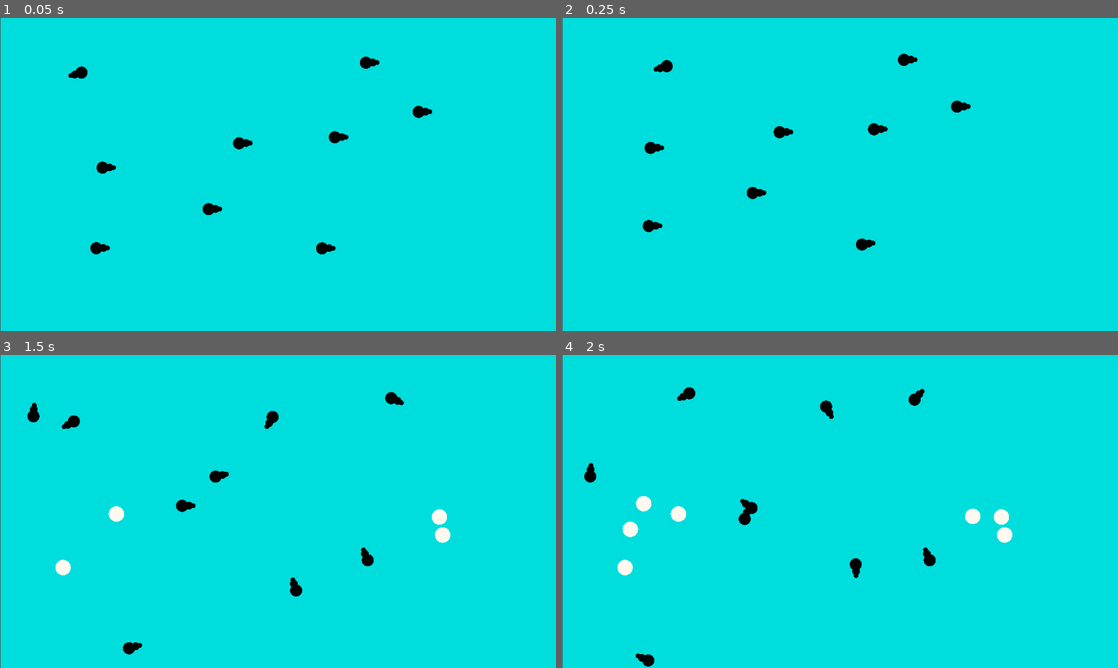
Above: before the commit, frames 1-4 (two rows, left to right).
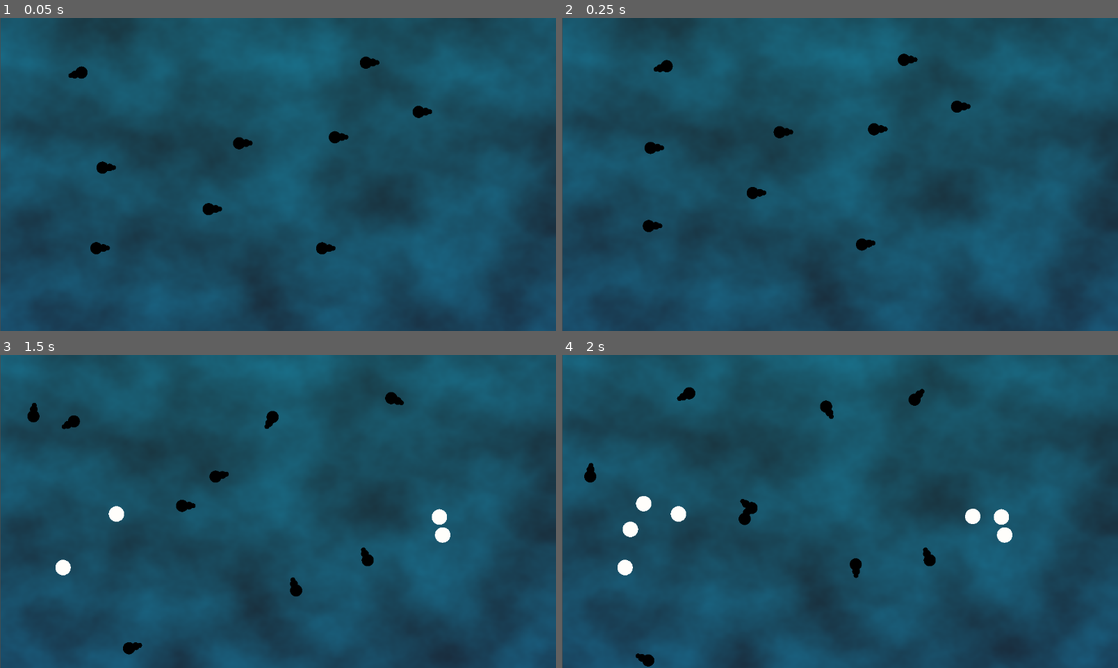
Above: after the commit, the same moments.

Repository: sigmoid/FishGodGame
Game: Godot game, scene res://fish_test_scene.tscn
The game is run twice, just before and just after one commit, with the same random seed, the same clock (stepped at 60 frames per second) and the same inputs.
Inputs (mouse positions are in pixels of both pictures, inside the frame that each line leads up to):
- Up to frame 1 (0.05 s): no input
- Up to frame 2 (0.25 s): no input
- Up to frame 3 (1.5 s): tap Enter (ui_accept) at 0.5, 0.77 s; move the mouse to (400, 495) at 0.52 s; hold T (test) 0.53-1.28 s; move the mouse to (166, 527) at 1.27 s; tap T (test) at 1.35 s
- Up to frame 4 (2 s): tap Enter (ui_accept) at 1.52 s

The runs differ from the first frame. In frame 1, 99% of the frame differs, in the area x 0-100%, y 0-100%; in frame 2, 99%; in frame 3, 99%; in frame 4, 99%.

Commit message:
Water Shader

Diff:
--- a/Item/Item.gd
+++ b/Item/Item.gd
@@ -40,7 +40,7 @@
 	if area is item:
 		if area.tier == tier:
 			if name > area.name:
-				tier = (tier + 1) % 5
+				tier = (tier + 1) % COLORS.size()
 			else:
 				queue_free()
 	else:
--- a/Item/Item.tscn
+++ b/Item/Item.tscn
@@ -6,7 +6,9 @@
 resource_local_to_scene = true
 
 [node name="Area2D" type="Area2D" node_paths=PackedStringArray("collision_shape_2d")]
+z_index = -1000
 script = ExtResource("1_hwn7k")
+COLORS = Array[Color]([Color(1, 0.996078, 0.984314, 1), Color(0.388235, 0.878431, 0.388235, 1), Color(0.529412, 0.807843, 0.921569, 1), Color(0.658824, 0.207843, 0.941176, 1), Color(0.85098, 0.647059, 0.137255, 1)])
 collision_shape_2d = NodePath("CollisionShape2D")
 
 [node name="CollisionShape2D" type="CollisionShape2D" parent="."]
--- /dev/null
+++ b/Water.gdshader
@@ -0,0 +1,47 @@
+shader_type canvas_item;
+
+uniform sampler2D noiseA;
+uniform sampler2D noiseH;
+//uniform sampler2D noiseG;
+//uniform sampler2D noiseB;
+uniform float colorMin:hint_range(0.0, 1.0);
+uniform float scrollAmount:hint_range(0.0, 1.0);
+
+vec3 rgb2hsv(vec3 c)
+{
+    vec4 K = vec4(0.0, -1.0 / 3.0, 2.0 / 3.0, -1.0);
+    vec4 p = mix(vec4(c.bg, K.wz), vec4(c.gb, K.xy), step(c.b, c.g));
+    vec4 q = mix(vec4(p.xyw, c.r), vec4(c.r, p.yzx), step(p.x, c.r));
+
+    float d = q.x - min(q.w, q.y);
+    float e = 1.0e-10;
+    return vec3(abs(q.z + (q.w - q.y) / (6.0 * d + e)), d / (q.x + e), q.x);
+}
+
+vec3 hsv2rgb(vec3 c)
+{
+    vec4 K = vec4(1.0, 2.0 / 3.0, 1.0 / 3.0, 3.0);
+    vec3 p = abs(fract(c.xxx + K.xyz) * 6.0 - K.www);
+    return c.z * mix(K.xxx, clamp(p - K.xxx, 0.0, 1.0), c.y);
+}
+
+float noiseV(sampler2D noiseSample,vec2 _UV){
+	vec4 noiseTexture = texture(noiseSample,_UV);
+	float val = (noiseTexture.r + noiseTexture.g + noiseTexture.b)/3.0;
+	return val;
+}
+
+void fragment(){
+	float outGrad = pow(distance(vec2(0.5,0.0),UV),2.5);
+	float xScroll =(sin(TIME)/64.0);
+	vec2 scroll = vec2(xScroll,sin(TIME/2.0)/10.0);
+	float _a = noiseV(noiseA,UV+scroll);
+	vec3 c1 = vec3(0.1,0.15,0.23);
+	vec3 c2 = vec3(0.1,0.4,0.55);
+	vec3 color = mix(c1,c2,_a);
+	vec3 c3 = vec3(0.1,0.6,0.4);
+	color = mix(color,c3,mix(0.0,0.15,(1.0-outGrad)));
+	//_a *= step(0.5,texture(TEXTURE,UV).a);
+	COLOR = vec4(color,1.0);
+
+}
--- a/fish_test_scene.tscn
+++ b/fish_test_scene.tscn
@@ -1,15 +1,39 @@
-[gd_scene load_steps=4 format=3 uid="uid://b8j34awwl4ym2"]
+[gd_scene load_steps=10 format=3 uid="uid://b8j34awwl4ym2"]
 
 [ext_resource type="PackedScene" uid="uid://drydvl5or6uh5" path="res://fish.tscn" id="1_gyc5x"]
+[ext_resource type="Shader" path="res://Water.gdshader" id="1_obaqw"]
 [ext_resource type="PackedScene" uid="uid://5ssukp6ir02n" path="res://Spawner/TestSpawner.tscn" id="2_fc061"]
 [ext_resource type="PackedScene" uid="uid://djajryxt0e5on" path="res://Spawner/SpawnLocation.tscn" id="3_gb7ct"]
+
+[sub_resource type="FastNoiseLite" id="FastNoiseLite_57ib1"]
+frequency = 0.0078
+offset = Vector3(0, 58.39, 0)
+
+[sub_resource type="NoiseTexture2D" id="NoiseTexture2D_5yisf"]
+noise = SubResource("FastNoiseLite_57ib1")
+
+[sub_resource type="FastNoiseLite" id="FastNoiseLite_ptoor"]
+frequency = 0.0065
+
+[sub_resource type="NoiseTexture2D" id="NoiseTexture2D_sssqt"]
+noise = SubResource("FastNoiseLite_ptoor")
+
+[sub_resource type="ShaderMaterial" id="ShaderMaterial_uklnv"]
+shader = ExtResource("1_obaqw")
+shader_parameter/colorMin = null
+shader_parameter/scrollAmount = null
+shader_parameter/noiseA = SubResource("NoiseTexture2D_5yisf")
+shader_parameter/noiseH = SubResource("NoiseTexture2D_sssqt")
 
 [node name="FishTestScene" type="Node2D"]
 position = Vector2(1, 0)
 
 [node name="ColorRect" type="ColorRect" parent="."]
-offset_right = 4096.0
-offset_bottom = 4096.0
+z_index = -2000
+material = SubResource("ShaderMaterial_uklnv")
+offset_top = -147.0
+offset_right = 1159.0
+offset_bottom = 808.0
 color = Color(3.95948e-07, 0.865538, 0.867261, 1)
 
 [node name="Fish" parent="." instance=ExtResource("1_gyc5x")]
Not shown, added: fis20AB.tmp
